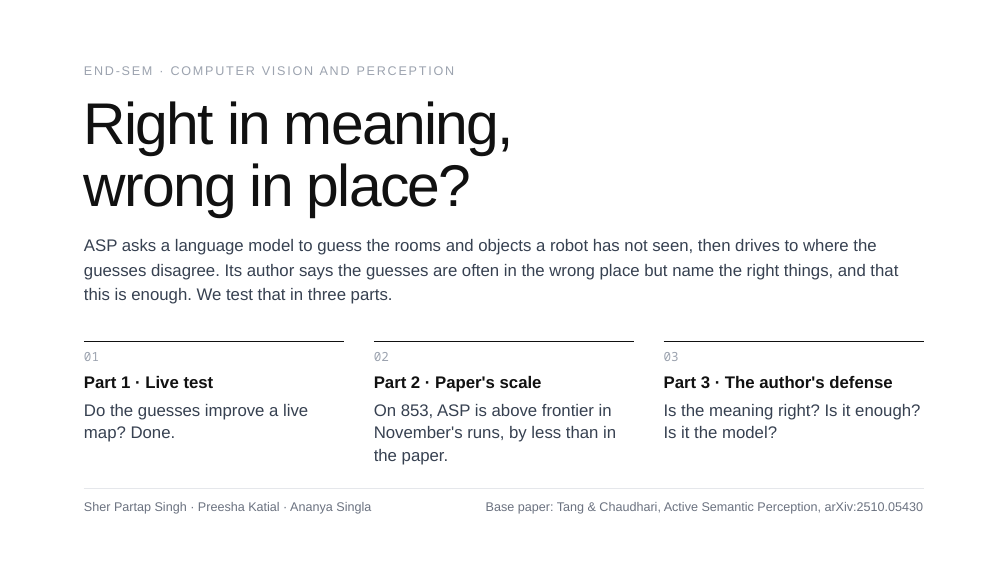
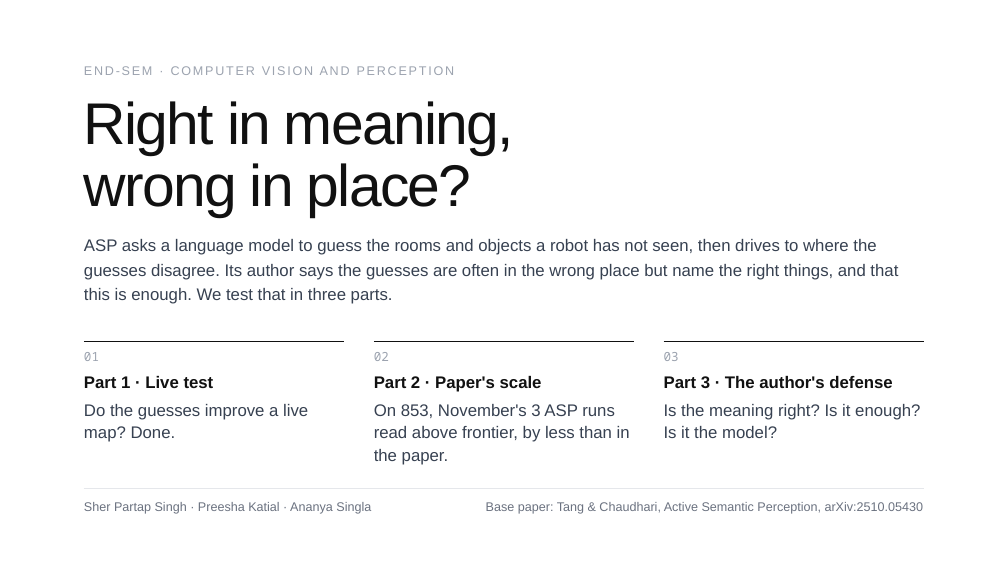
Before and after one commit to Sher110106/validity-aware-active-semantic-exploration, a slide deck: slide 1 of docs/endsem_2026-11/ASP_Endsem.pptx. Drawn at 1008x567 pixels with LibreOffice and Linux fonts; fonts in the diff are those of the drawing. Boxes give left, top, right and bottom in pixels: in the first picture for what was removed or moved away, otherwise in the second. Text is boxed around its words. In the diff, an @@ line names an element or a change of style, - is before the commit and + after.

```diff
--- a/docs/endsem_2026-11/ASP_Endsem.pptx
+++ b/docs/endsem_2026-11/ASP_Endsem.pptx
@@ text at [374, 404, 630, 465]: text changed @@
-On 853, ASP is above frontier in November's runs, by less than in the paper.
+On 853, November's 3 ASP runs read above frontier, by less than in the paper.
```
Also in this commit, not shown: 4 other slides changed, 5 other files.
